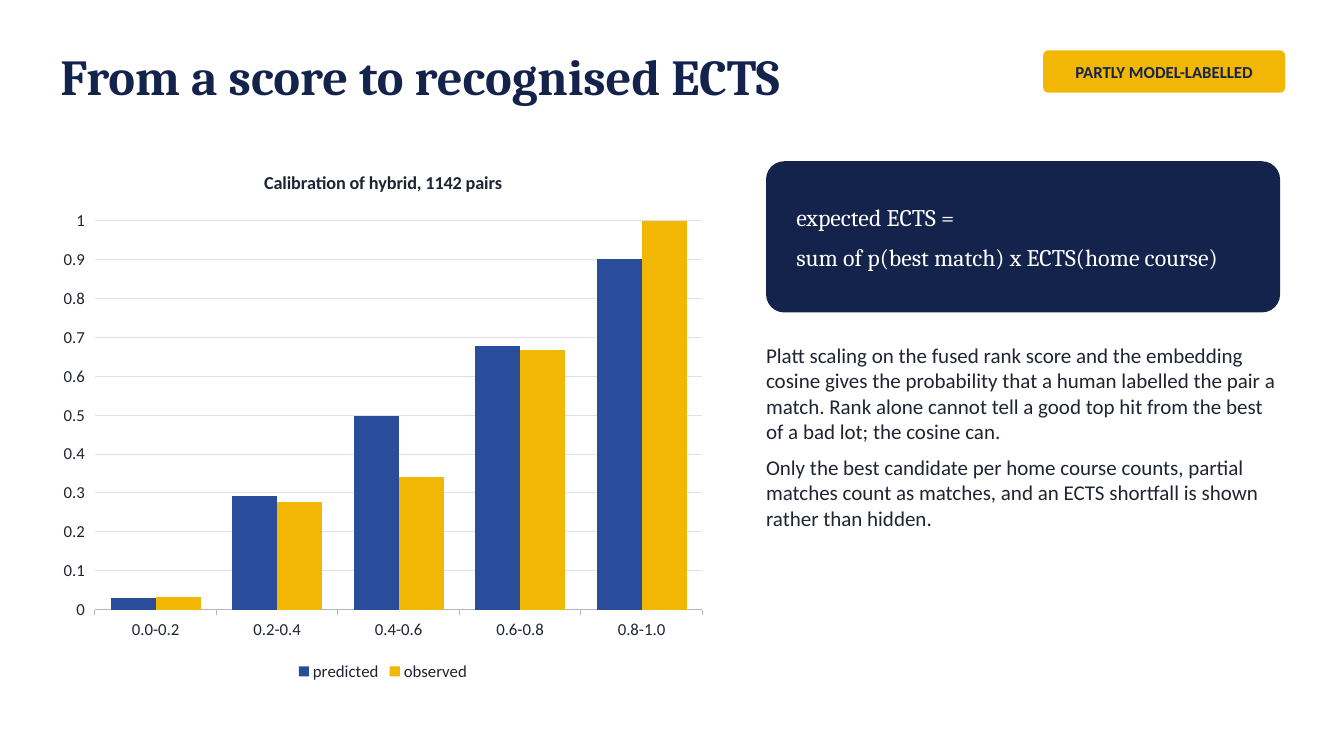
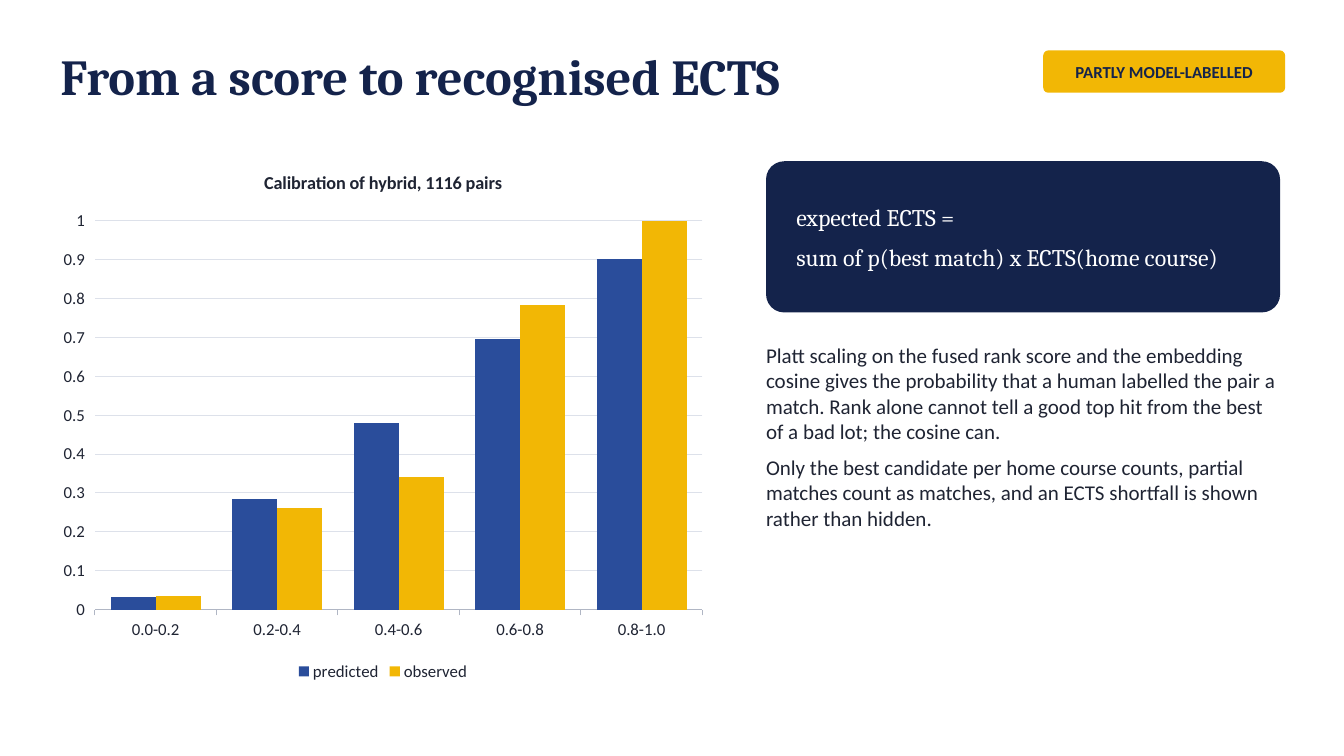
Before and after one commit to aleksandarhorvat/ErasmusGPT, a slide deck: slide 8 of docs/slides/erasmusgpt-defence.pptx. Drawn at 1344x756 pixels with LibreOffice and Linux fonts; fonts in the diff are those of the drawing. Boxes give left, top, right and bottom in pixels: in the first picture for what was removed or moved away, otherwise in the second. Text is boxed around its words. In the diff, an @@ line names an element or a change of style, - is before the commit and + after.

```diff
--- a/docs/slides/erasmusgpt-defence.pptx
+++ b/docs/slides/erasmusgpt-defence.pptx
@@ column chart at box(50, 151, 716, 686) @@
@@ title "Calibration of hybrid, 1142 pairs" to "Calibration of hybrid, 1116 pairs" @@
@@ predicted, 0.2-0.4: 0.29 to 0.28 @@
@@ predicted, 0.4-0.6: 0.5 to 0.48 @@
@@ predicted, 0.6-0.8: 0.68 to 0.69 @@
@@ observed, 0.0-0.2: 0.03 to 0.04 @@
@@ observed, 0.2-0.4: 0.28 to 0.26 @@
@@ observed, 0.6-0.8: 0.67 to 0.78 @@
```
Also in this commit, not shown: 3 other slides changed, 17 other files.
